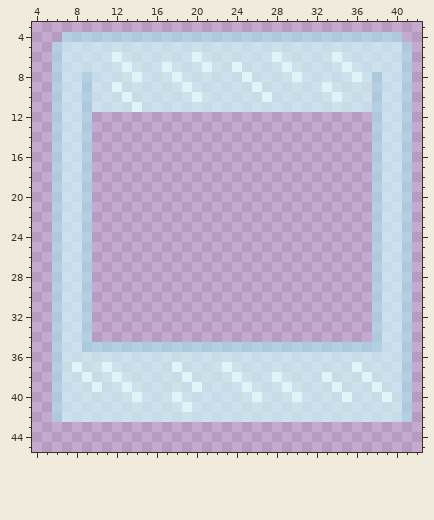
Edited in one commit: pixel-art file (Weggys nkaed sprites/Glass tilemap.aseprite). The picture above was drawn from the file before the commit.
48x48 pixels, 1 frame. Shown: x 4..42, y 3..45.
After:
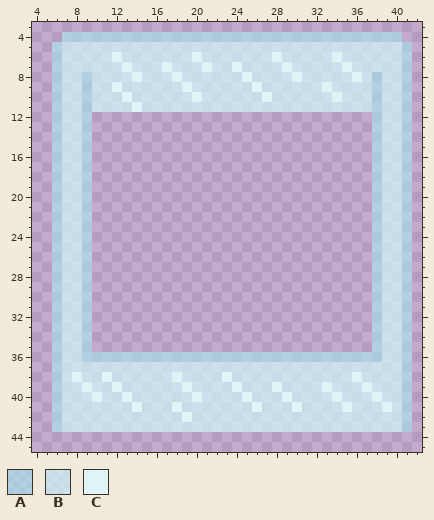
Palette (. is transparent): A #a5f1f68a  B #d0faf9ae  C #e2fdfde7
Edits made:
Colour A now appears in row 43 at x 6 and 41.
The author changed colour B to colour A in row 36 at x 9 to 38.
Colour B now appears in row 43 at x 7 to 40.
The author changed colour C to colour B in row 37 at x 8, 11, 18, 23 and 36; in row 38 at x 9, 12, 19, 24, 28, 33 and 37; in row 39 at x 10, 13, 20, 25, 29, 34 and 38; in row 40 at x 14, 18, 26, 30, 35 and 39; in row 41 at x 19.
The author changed colour B to colour C in row 38 at x 8, 11, 18, 23 and 36; in row 39 at x 9, 12, 19, 24, 28, 33 and 37; in row 40 at x 10, 13, 20, 25, 29, 34 and 38; in row 41 at x 14, 18, 26, 30, 35 and 39; in row 42 at x 19.
The author cleared colour A in row 35 at x 10 to 37.
Pixel boxes of the changes (left, top, right, bottom) in both pictures:
changed: (52, 342, 412, 432)
